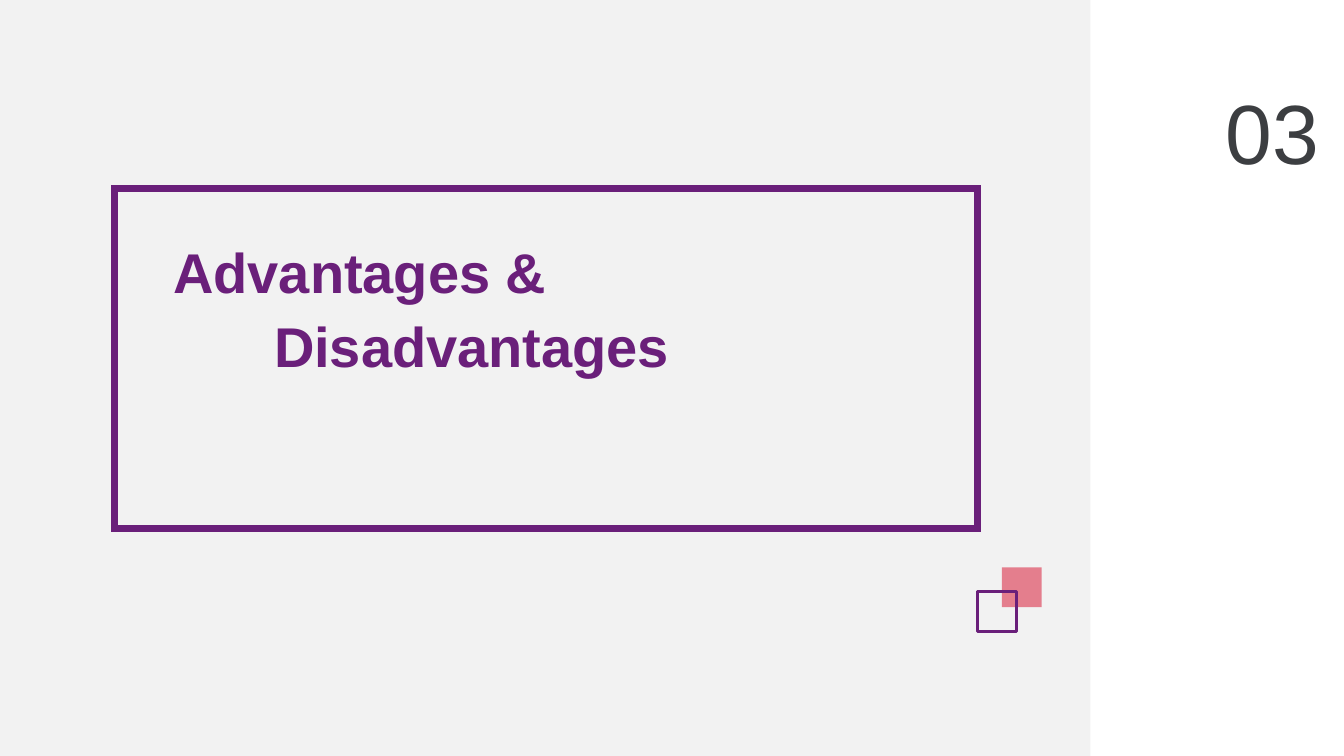
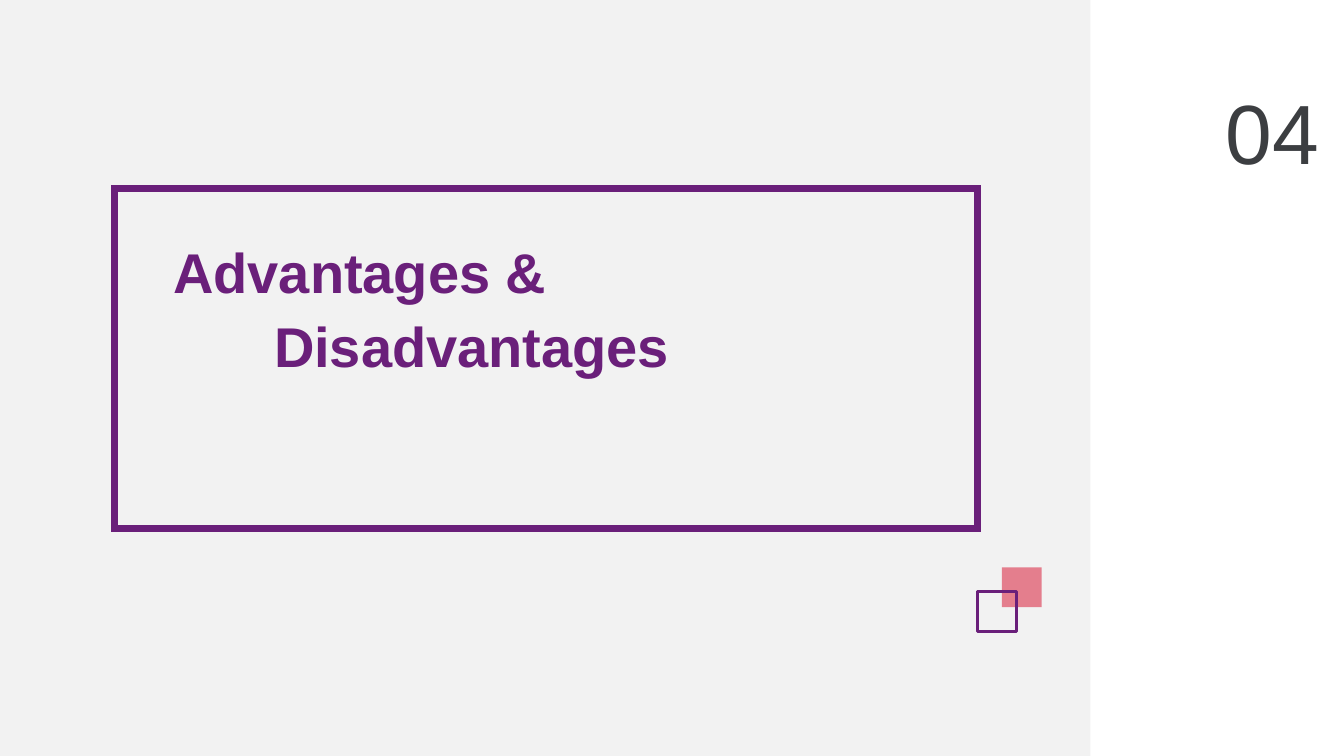
Before and after one commit to nashtech-garage/nodejs-vite-js_load_test, a slide deck: slide 12 of artillery/slide/NT_Artillery.pptx (slide 13 before the commit). Drawn at 1344x756 pixels with LibreOffice and Linux fonts; fonts in the diff are those of the drawing. Boxes give left, top, right and bottom in pixels: in the first picture for what was removed or moved away, otherwise in the second. Text is boxed around its words. In the diff, an @@ line names an element or a change of style, - is before the commit and + after.

```diff
--- a/artillery/slide/NT_Artillery.pptx
+++ b/artillery/slide/NT_Artillery.pptx
@@ text at (x1=1226, y1=105, x2=1319, y2=165): text changed @@
-03
+04
```
Also in this commit, not shown: 3 other slides changed, 7 slides added.
